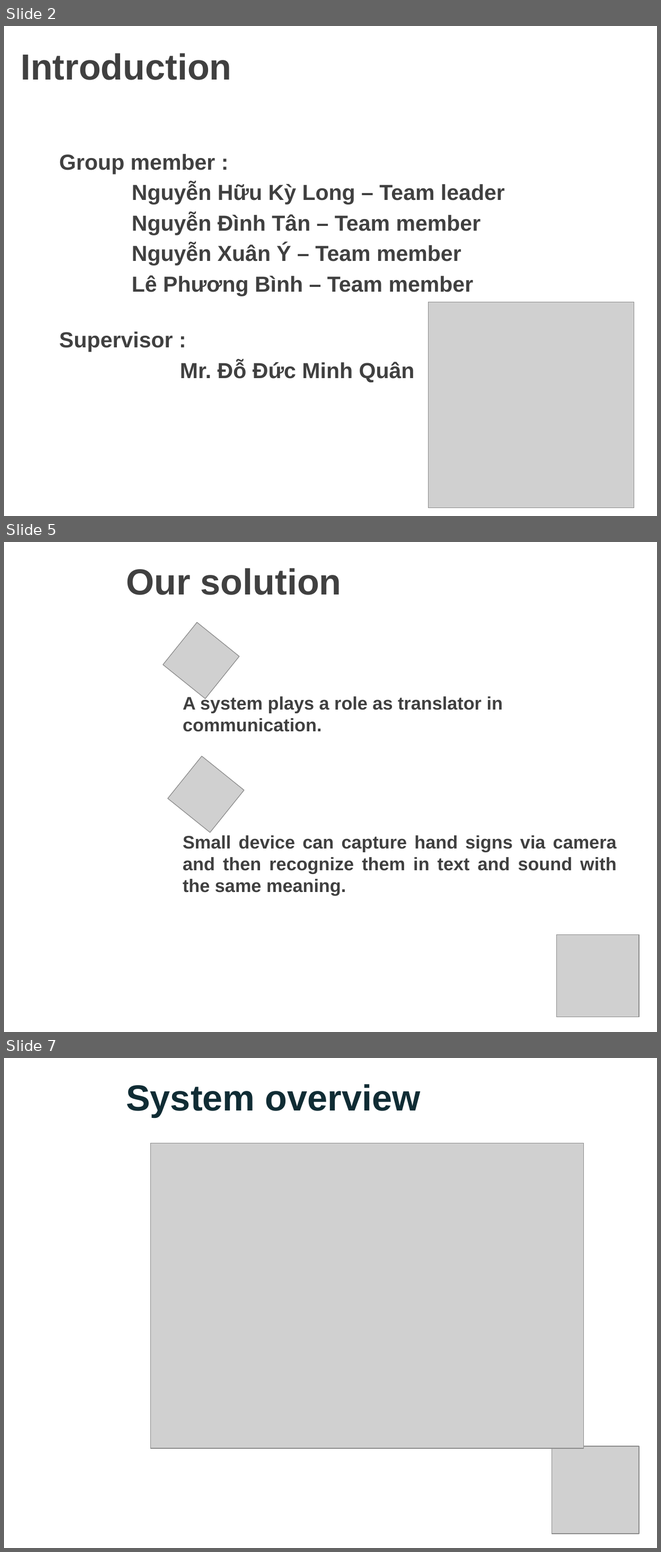
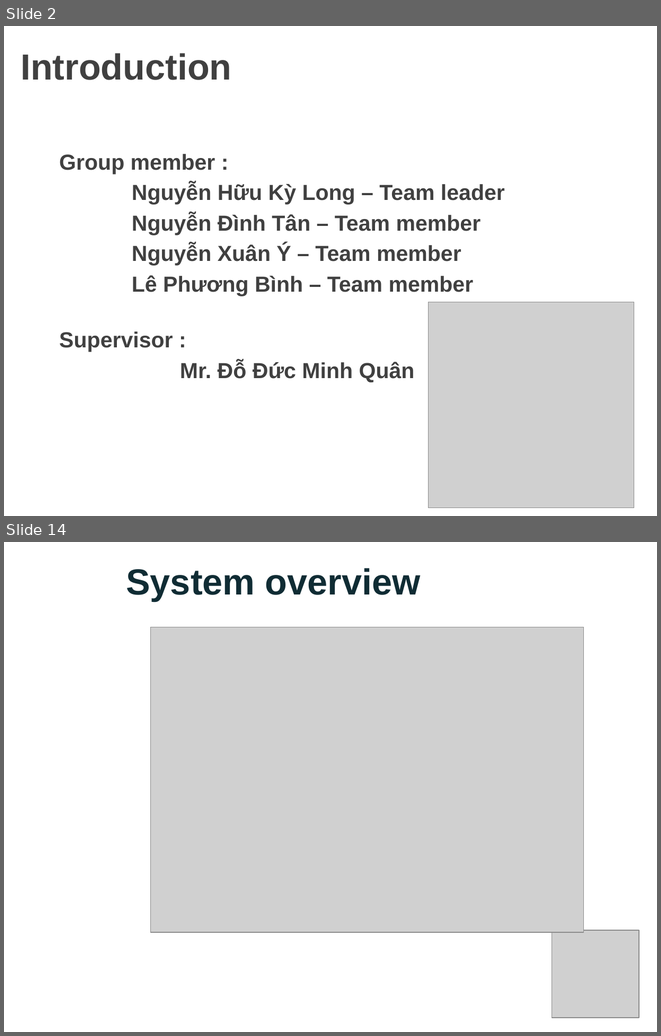
Before and after one commit to nicknguyen071093/CapstoneProject, a slide deck: Thuyettrinh/PPGroup 5.pptx. Shown one above the other, each under a label of ours: slides 2, 5 and 7 before the commit, slides 2 and 14 after it; the slides between them are not shown. The pictures are 661x1552 and 661x1036 pixels, drawn with LibreOffice and Linux fonts; fonts in the diff are those of the drawing; grey boxes stand for pictures; background and template pictures are left out. Boxes give left, top, right and bottom in pixels: in the first picture for what was removed or moved away, otherwise in the second. Text is boxed around its words. In the diff, an @@ line names an element or a change of style, - is before the commit and + after.

```diff
--- a/Thuyettrinh/PPGroup 5.pptx
+++ b/Thuyettrinh/PPGroup 5.pptx
@@ slide 5 removed at (4, 542, 657, 1032), background picture (left out) @@
@@ title removed at (126, 568, 342, 595) @@
-Our solution
@@ picture removed at (163, 623, 239, 698) @@
@@ text removed at (183, 695, 503, 732) @@
-A system plays a role as translator in communication.
@@ picture removed at (168, 756, 244, 832) @@
@@ text removed at (183, 835, 617, 896) @@
-Small device can capture hand signs via camera and then recognize them in text and sound with the same meaning.
@@ picture removed at (556, 934, 639, 1017) @@
@@ what was slide 7 is now slide 14 @@
```
Also in this commit, not shown: 10 slides changed, 18 slides added, 4 other slides removed.
